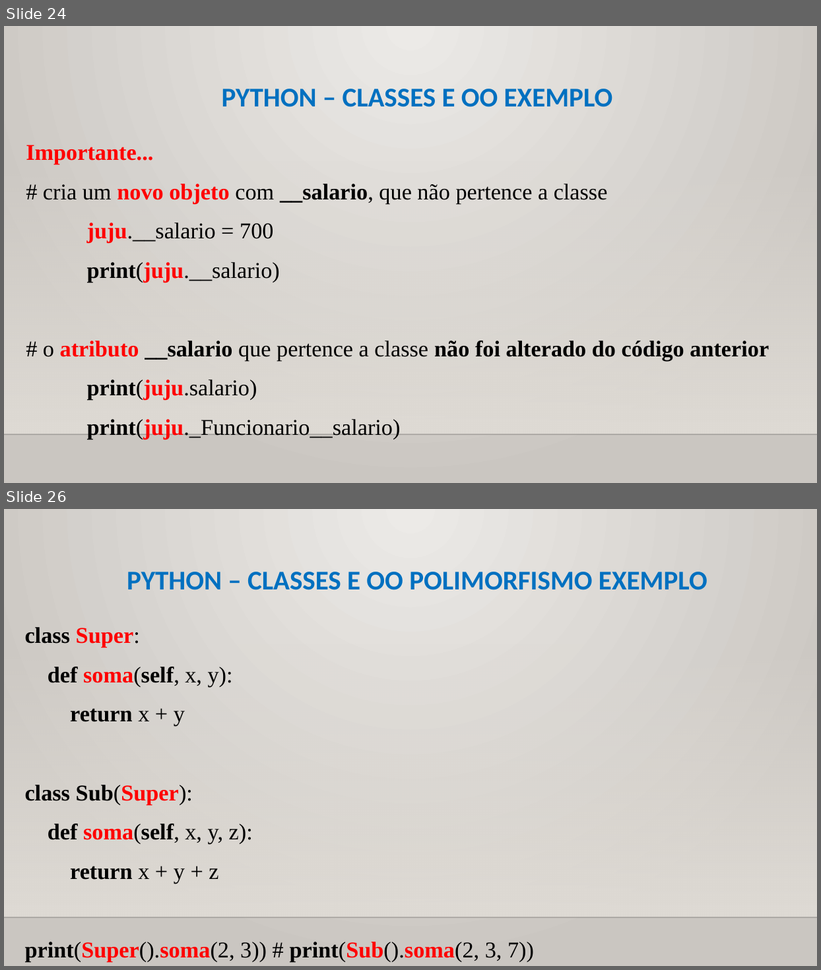
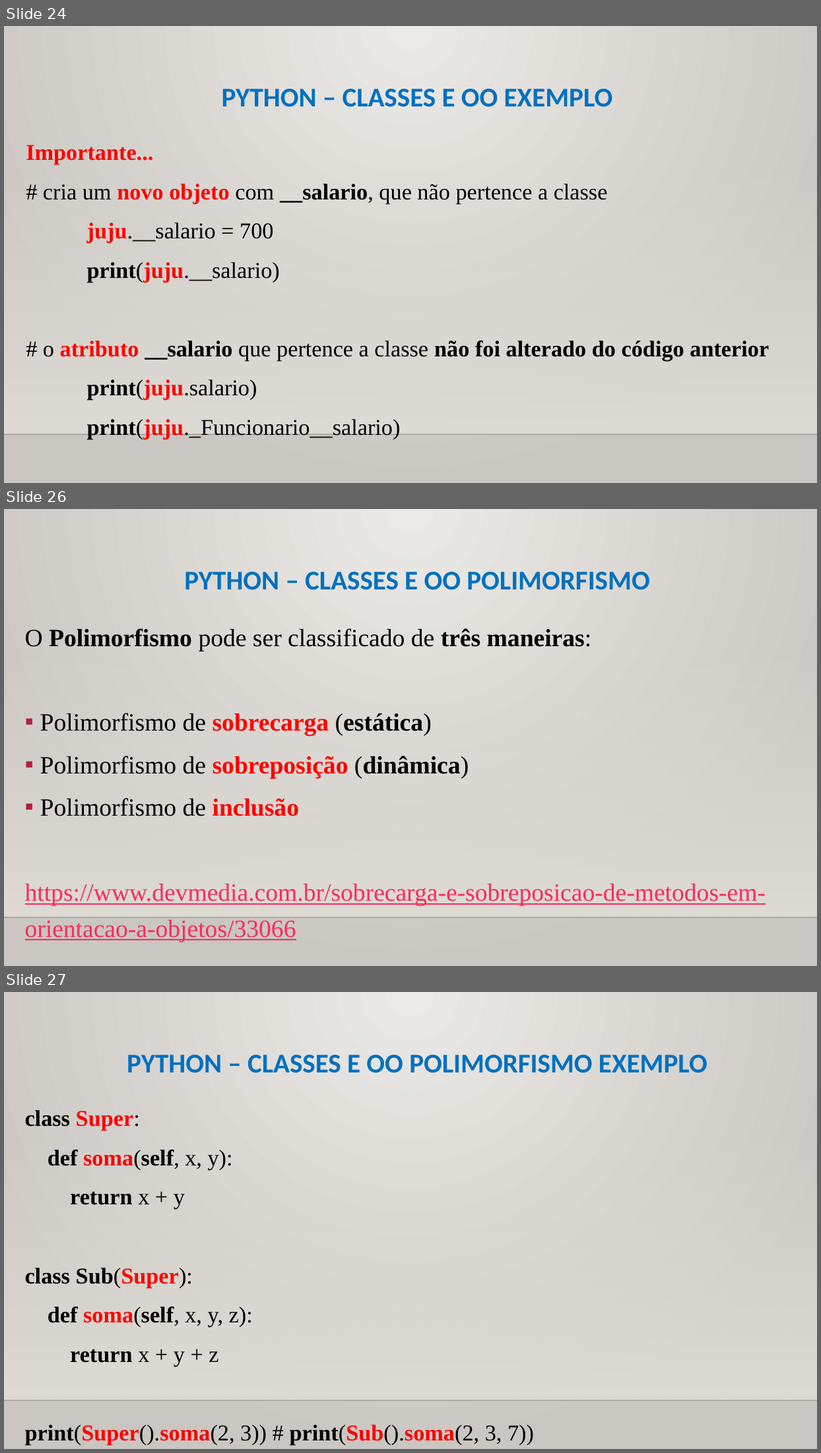
Before and after one commit to CloudEducationBrazil/WydenUniRuyPythonRAD, a slide deck: 01 Classes/Aula 11 RAD Python - Classes - Orientação a Objetos.pptx. Shown one above the other, each under a label of ours: slides 24 and 26 before the commit, slides 24, 26 and 27 after it; the slides between them are not shown. The pictures are 821x970 and 821x1453 pixels, drawn with LibreOffice and Linux fonts; fonts in the diff are those of the drawing; background and template pictures are left out. Boxes give left, top, right and bottom in pixels: in the first picture for what was removed or moved away, otherwise in the second. Text is boxed around its words. In the diff, an @@ line names an element or a change of style, - is before the commit and + after.

```diff
--- a/01 Classes/Aula 11 RAD Python - Classes - Orientação a Objetos.pptx
+++ b/01 Classes/Aula 11 RAD Python - Classes - Orientação a Objetos.pptx
@@ slide 26 added at (4,509,817,966), background picture (left out); not listed: 2 template elements that a slide beside it also shows @@
@@ title added at (184,572,649,590), 24 pt, text #0070C0, bold @@
+PYTHON – CLASSES E OO POLIMORFISMO
@@ text added at (25,628,766,942), 22 pt, text #000000 @@
+O Polimorfismo pode ser classificado de três maneiras:
+▪ Polimorfismo de sobrecarga (estática)
+▪ Polimorfismo de sobreposição (dinâmica)
+▪ Polimorfismo de inclusão
+https://www.devmedia.com.br/sobrecarga-e-sobreposicao-de-metodos-em-orientacao-a-objetos/33066
@@ what was slide 26 is now slide 27 @@
```
Also in this commit, not shown: 2 slides changed.
